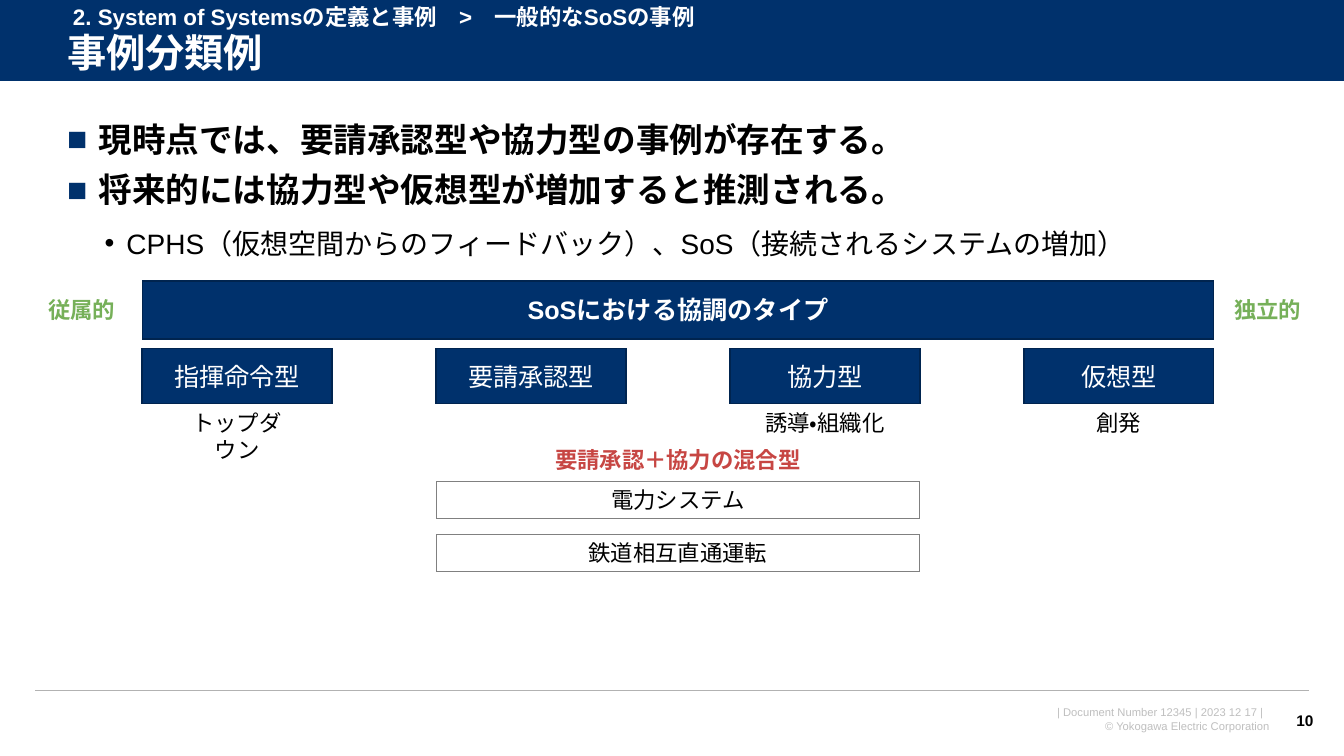
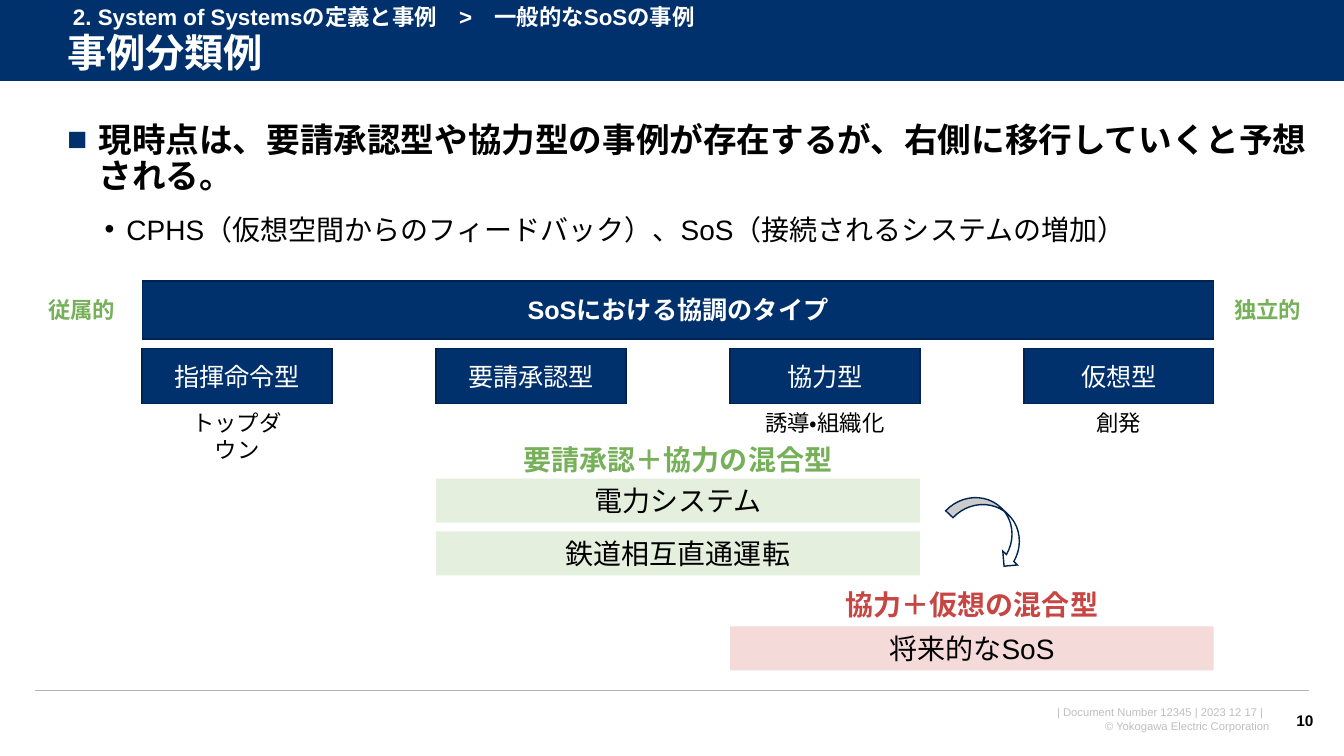
Before and after one commit to watarukumagai-git/opt, a slide deck: slide 10 of SoS/conf2023/231217_横幹連合コンファレンス_熊谷.pptx. Drawn at 1344x756 pixels with LibreOffice and Linux fonts; fonts in the diff are those of the drawing; background and template pictures are left out. Boxes give left, top, right and bottom in pixels: in the first picture for what was removed or moved away, otherwise in the second. Text is boxed around its words. In the diff, an @@ line names an element or a change of style, - is before the commit and + after.

```diff
--- a/SoS/conf2023/231217_横幹連合コンファレンス_熊谷.pptx
+++ b/SoS/conf2023/231217_横幹連合コンファレンス_熊谷.pptx
@@ text at <box>99,123,1307,191</box>: text changed @@
-■ 現時点では、要請承認型や協力型の事例が存在する。
-■ 将来的には協力型や仮想型が増加すると推測される。
+■ 現時点は、要請承認型や協力型の事例が存在するが、右側に移行していくと予想される。
@@ text "要請承認＋協力の混合型": place and size @@
-text "要請承認＋協力の混合型" at <box>555,449,801,470</box>
+text "要請承認＋協力の混合型" at <box>524,446,832,473</box>
@@ text "要請承認＋協力の混合型" at <box>524,446,832,473</box>: size 16 to 20 pt, text colour #C74643 to #76B059 @@
@@ rectangle "電力システム": place and size @@
-rectangle "電力システム" at <box>437,482,921,519</box>
+rectangle "電力システム" at <box>437,479,921,523</box>
@@ rectangle "電力システム" at <box>437,479,921,523</box>: size 16 to 20 pt; fill none to #E4EFDE; outline #808080 0.75 pt to none @@
@@ curved left arrow added at <box>946,481,1040,573</box>, fill #FFFFFF, outline #002450 1 pt @@
@@ rectangle "鉄道相互直通運転" at <box>437,531,921,576</box>: size 16 to 20 pt; fill none to #E4EFDE; outline #808080 0.75 pt to none @@
@@ rectangle "鉄道相互直通運転": place and size @@
-rectangle "鉄道相互直通運転" at <box>437,534,921,572</box>
+rectangle "鉄道相互直通運転" at <box>437,531,921,576</box>
@@ text added at <box>846,591,1098,618</box>, 20 pt, text #C74643, bold @@
+協力＋仮想の混合型
@@ rectangle added at <box>730,626,1214,670</box>, fill #F4DAD9, 20 pt, text #000000 @@
+将来的なSoS
```
Also in this commit, not shown: 12 other slides changed, 3 slides added, 2 slides removed.
